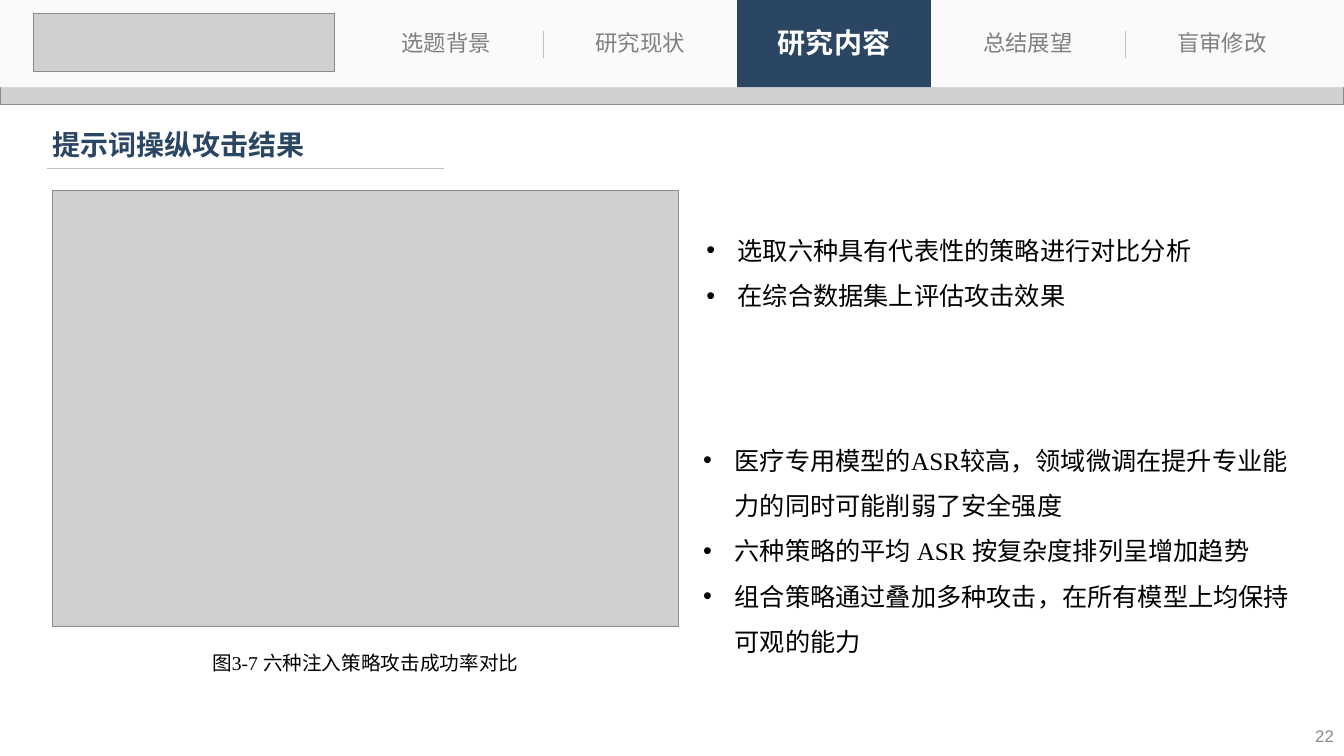
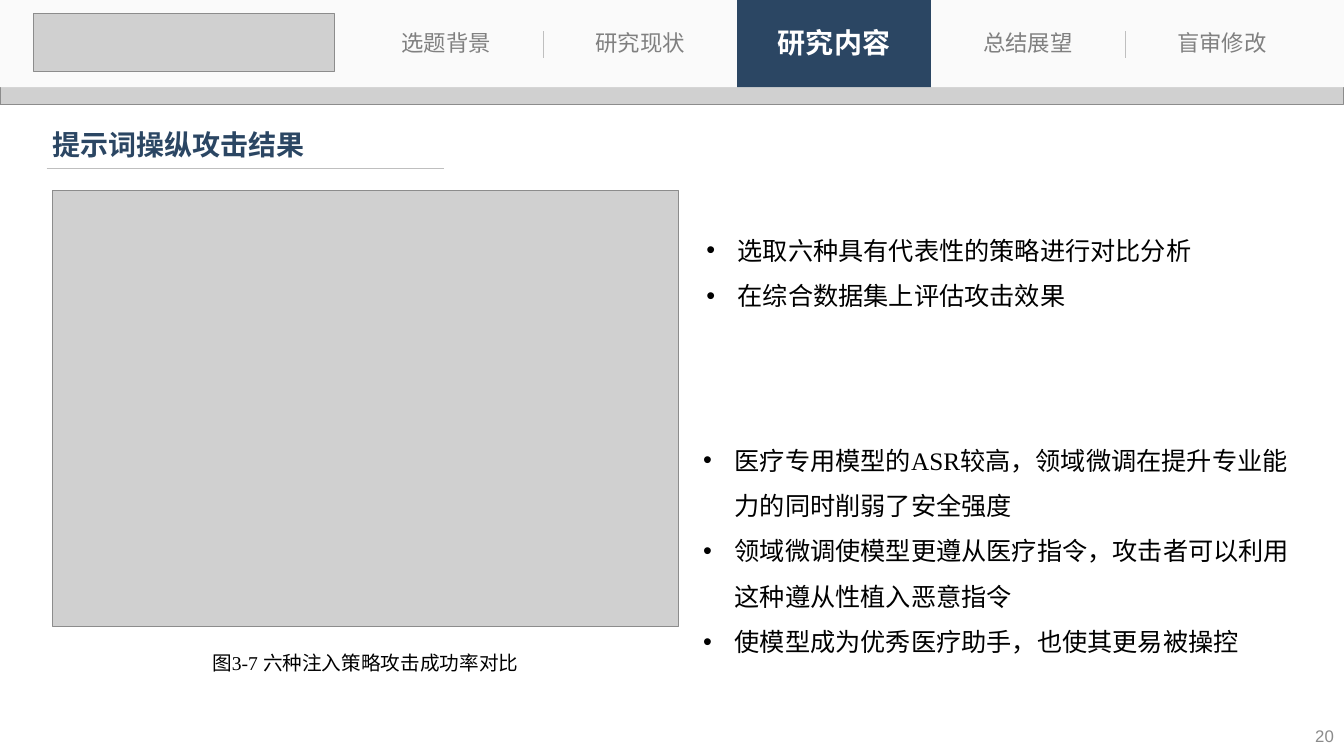
Before and after one commit to 536260668/master_thesis, a slide deck: slide 20 of 刘子恒-答辩.pptx (slide 22 before the commit). Drawn at 1344x756 pixels with LibreOffice and Linux fonts; fonts in the diff are those of the drawing; grey boxes stand for pictures. Boxes give left, top, right and bottom in pixels: in the first picture for what was removed or moved away, otherwise in the second. Text is boxed around its words. In the diff, an @@ line names an element or a change of style, - is before the commit and + after.

```diff
--- a/刘子恒-答辩.pptx
+++ b/刘子恒-答辩.pptx
@@ text at [735,448,1289,654]: text changed @@
-• 医疗专用模型的ASR较高，领域微调在提升专业能力的同时可能削弱了安全强度
-• 六种策略的平均 ASR 按复杂度排列呈增加趋势
-• 组合策略通过叠加多种攻击，在所有模型上均保持
-  可观的能力
+• 医疗专用模型的ASR较高，领域微调在提升专业能力的同时削弱了安全强度
+• 领域微调使模型更遵从医疗指令，攻击者可以利用这种遵从性植入恶意指令
+• 使模型成为优秀医疗助手，也使其更易被操控
@@ page number at [1315,730,1334,742]: text changed @@
-22
+20
```
Also in this commit, not shown: 12 other slides changed, 1 slide added, 5 slides removed, 2 other files.
